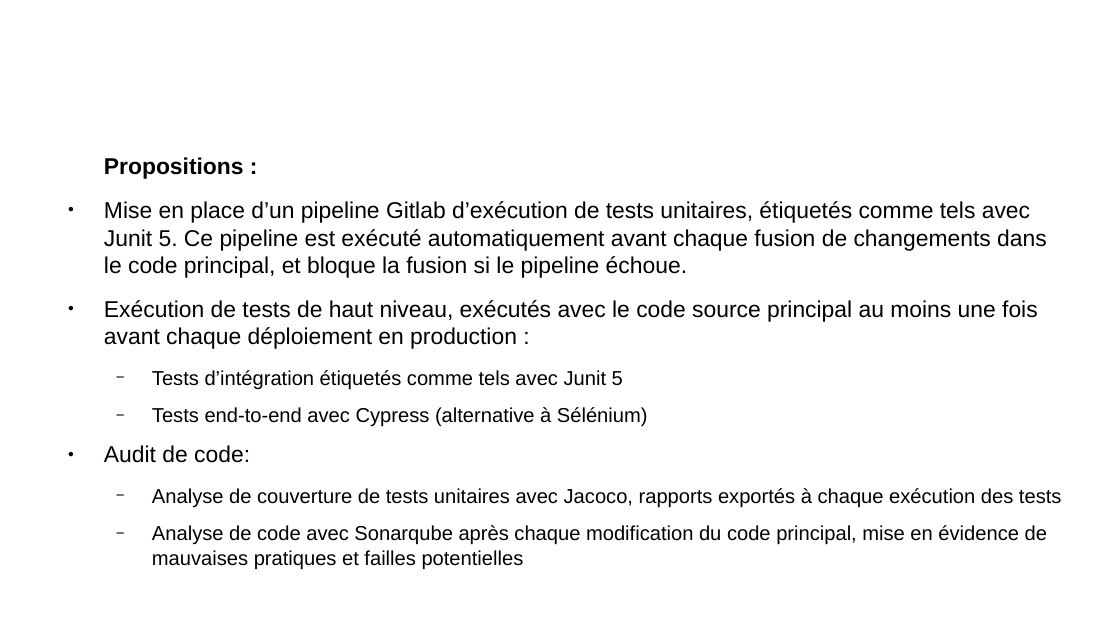
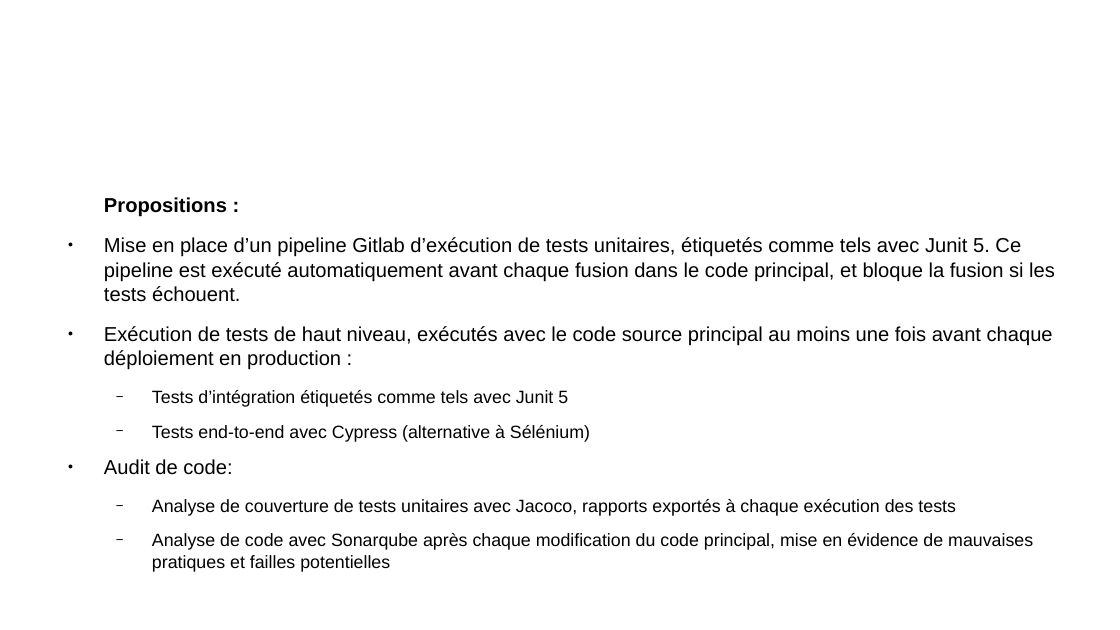
Before and after one commit to remipassmoilesel/ci-cd-plan, a slide deck: slide 15 of ci-cd-plan.odp. Drawn at 1120x630 pixels with LibreOffice and Linux fonts; fonts in the diff are those of the drawing; background and template pictures are left out. Boxes give left, top, right and bottom in pixels: in the first picture for what was removed or moved away, otherwise in the second. Text is boxed around its words. In the diff, an @@ line names an element or a change of style, - is before the commit and + after.

```diff
--- a/ci-cd-plan.odp
+++ b/ci-cd-plan.odp
@@ text at (x1=104, y1=197, x2=1053, y2=572): size 16.2 to 14.3 pt in "Propositions :", "Exécution de tests de haut niveau, exécutés ...", "Audit de code:"; size 14.2 to 12.5 pt in "Tests d’intégration étiquetés comme tels avec Junit ...", "Tests end-to-end avec Cypress (alternative à Sélénium)", "Analyse de couverture de tests unitaires avec ...", "Analyse de code avec Sonarqube après chaque ..." @@
@@ text at (x1=104, y1=237, x2=1055, y2=302): text changed; size 16.2 to 14.3 pt @@
-● Mise en place d’un pipeline Gitlab d’exécution de tests unitaires, étiquetés comme tels avec Junit 5. Ce pipeline est exécuté automatiquement avant chaque fusion de changements dans le code principal, et bloque la fusion si le pipeline échoue.
+● Mise en place d’un pipeline Gitlab d’exécution de tests unitaires, étiquetés comme tels avec Junit 5. Ce pipeline est exécuté automatiquement avant chaque fusion dans le code principal, et bloque la fusion si les tests échouent.
```
Also in this commit, not shown: 20 other slides changed.
